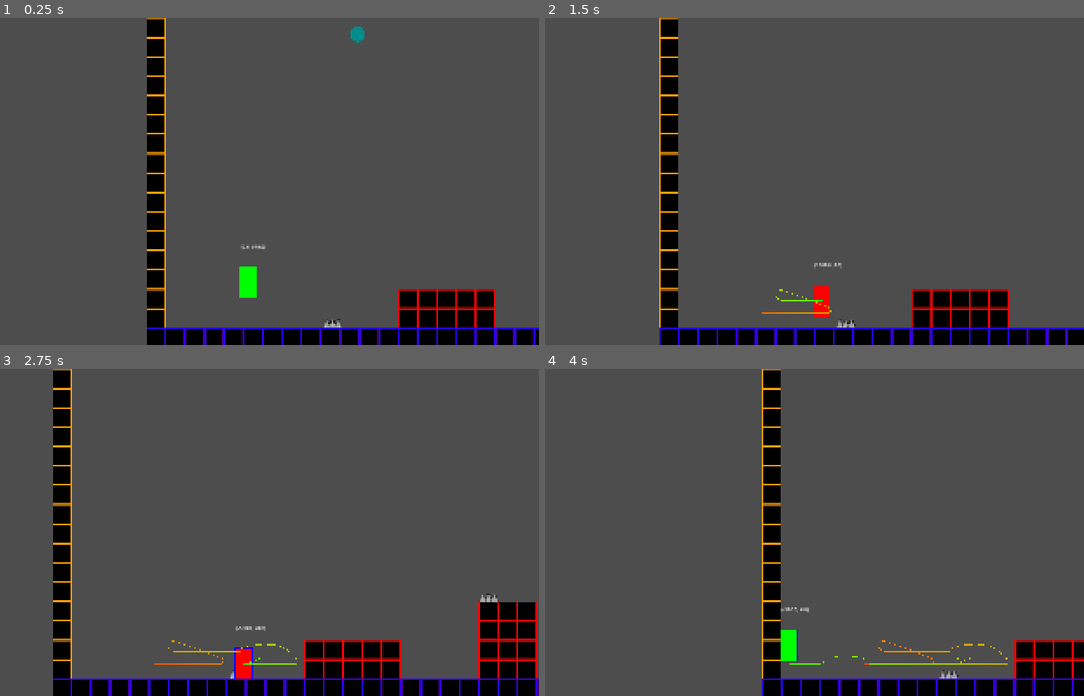
Above: before the commit, frames 1-4 (two rows, left to right).
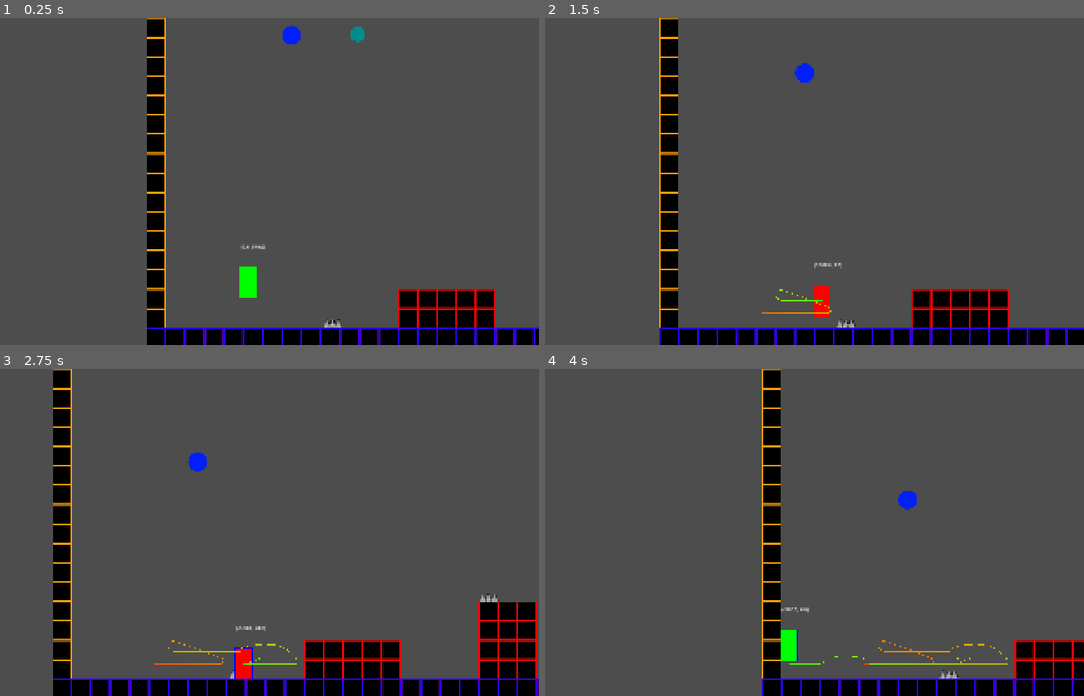
Above: after the commit, the same moments.

Repository: cmoll24/2025_IGC_Vela_Spark
Game: Godot game, scene res://src/levels/level_1V2.tscn
Two runs of this game, one before a commit and one after it. Both use one fixed random seed, a clock stepped at 60 frames per second and the inputs below. This scene is started directly instead of the project's main scene.
Inputs (mouse positions are in pixels of both pictures, inside the frame that each line leads up to):
- Up to frame 1 (0.25 s): no input
- Up to frame 2 (1.5 s): tap Enter at 0.5 s; move the mouse to (765, 246) at 0.52 s; hold C (dash) 0.53-1.28 s; hold Right (move_right) from 0.53 s (still down); click (765, 246) at 0.67 s; tap Z (jump) at 0.77 s; move the mouse to (965, 230) at 1.27 s; tap C (dash) at 1.35 s
- Up to frame 3 (2.75 s): tap Z (jump) at 1.52 s; move the mouse to (75, 483) at 2.02 s; release Right (move_right) at 2.03 s; hold Left (move_left) from 2.03 s (still down); hold C (dash) from 2.03 s (still down)
- Up to frame 4 (4 s): keep holding Left (move_left); move the mouse to (819, 532) at 2.77 s; release C (dash) at 2.78 s; tap C (dash) at 2.85 s; click (819, 532) at 2.92 s; tap Z (jump) at 3.02, 3.77 s; move the mouse to (706, 450) at 3.52 s; hold C (dash) from 3.53 s (still down)

The runs differ from the first frame. In frame 1, 0.2% of the frame differs, in the area x 52-57%, y 2-8%; in frame 2, 0.2%, in the area x 46-50%, y 13-20%; in frame 3, 0.2%; in frame 4, 0.2%.
Error in both runs: Invalid access to property or key 'current_level' on a base object of type 'Nil'. (res://src/main/Globals.gd:20)

Commit message:
Droplet now does damage, spawner work in progress
Rain does damage, continuously spawning still in progress

Diff:
--- a/2025-igc-boss/fallingProjectile.gd
+++ b/2025-igc-boss/fallingProjectile.gd
@@ -1,4 +1,19 @@
 extends Area2D
+
+var isReady = true
+var projectile
+@onready var level = get_tree().current_scene
+var starting_x : float
 
 func _process(delta: float) -> void:
 	position.y += 100 * delta
+
+
+
+
+
+
+
+func _on_body_entered(body: Node2D) -> void:
+	if body is Player:
+		body.hit(self)
--- a/2025-igc-boss/src/levels/level_1V2.tscn
+++ b/2025-igc-boss/src/levels/level_1V2.tscn
@@ -1,9 +1,10 @@
-[gd_scene load_steps=16 format=4 uid="uid://b2wthbiliuvry"]
+[gd_scene load_steps=17 format=4 uid="uid://b2wthbiliuvry"]
 
 [ext_resource type="Script" uid="uid://c5lrvtf7k18k6" path="res://src/levels/level.gd" id="1_ml2o2"]
 [ext_resource type="Texture2D" uid="uid://dgxkgog6itxut" path="res://assets/debug/debug_background.jpg" id="2_2jbrd"]
 [ext_resource type="PackedScene" uid="uid://c6m2t238knjov" path="res://src/player/player.tscn" id="3_hs3jm"]
 [ext_resource type="PackedScene" uid="uid://gsv221h3cqya" path="res://src/obstacles/Spikes.tscn" id="3_k441x"]
+[ext_resource type="PackedScene" uid="uid://bnorrf8wdweor" path="res://src/obstacles/dropplet_obstacle.tscn" id="4_kr3a1"]
 [ext_resource type="PackedScene" uid="uid://blrpedy6a2wjq" path="res://src/enemies/enemyArc/enemyArc.tscn" id="5_l8eot"]
 [ext_resource type="PackedScene" uid="uid://xw52pno6uah0" path="res://src/enemies/enemyFall/enemeyFall.tscn" id="6_7g6o4"]
 [ext_resource type="Texture2D" uid="uid://r3x6xc2kjti" path="res://assets/background/colision_tile.png" id="7_uxcgt"]
@@ -60,6 +61,8 @@
 
 [node name="Spikes3" parent="obstacles" instance=ExtResource("3_k441x")]
 position = Vector2(1597, 526)
+
+[node name="Dropplet Obstacle" parent="obstacles" instance=ExtResource("4_kr3a1")]
 
 [node name="Boss" parent="." instance=ExtResource("8_7gubv")]
 position = Vector2(11417, 744)
--- /dev/null
+++ b/2025-igc-boss/src/obstacles/ProjectileSpawner.gd
@@ -0,0 +1,14 @@
+extends Timer
+var isReady = true
+var projectile
+@onready var level = get_tree().current_scene
+var starting_x : float
+
+func spawnProjectile() -> void:
+	pass
+
+
+func _on_ready() -> void:
+	isReady = true # Replace with function body.
+	projectile = load("res://src/projectile/fallProjectile.tscn")
+	starting_x = position.x
--- /dev/null
+++ b/2025-igc-boss/src/obstacles/RainSpawnerTimer.tscn
@@ -0,0 +1,6 @@
+[gd_scene format=3 uid="uid://cco0obn5pak3i"]
+
+[node name="RainSpawner" type="Node" groups=["obstacles"]]
+
+[node name="Node" type="Timer" parent="."]
+wait_time = 5.0
--- a/2025-igc-boss/src/obstacles/dropplet_obstacle.tscn
+++ b/2025-igc-boss/src/obstacles/dropplet_obstacle.tscn
@@ -3,17 +3,15 @@
 [ext_resource type="Texture2D" uid="uid://n5v0b2ld27mk" path="res://assets/debug/projectile.png" id="1_8238e"]
 [ext_resource type="Script" uid="uid://c5288upxgql0b" path="res://fallingProjectile.gd" id="1_twtem"]
 
-[sub_resource type="RectangleShape2D" id="RectangleShape2D_twtem"]
-size = Vector2(64, 64)
+[sub_resource type="CircleShape2D" id="CircleShape2D_twtem"]
+radius = 33.0
 
 [node name="Dropplet Obstacle" type="Node" groups=["obstacles"]]
 
 [node name="Area2D" type="Area2D" parent="."]
+collision_layer = 0
+collision_mask = 6
 script = ExtResource("1_twtem")
-
-[node name="CollisionShape2D" type="CollisionShape2D" parent="Area2D"]
-position = Vector2(32, 32)
-shape = SubResource("RectangleShape2D_twtem")
 
 [node name="TextureRect" type="TextureRect" parent="Area2D"]
 modulate = Color(0.19607843, 0.4627451, 1, 1)
@@ -23,3 +21,9 @@
 size_flags_horizontal = 4
 size_flags_vertical = 4
 texture = ExtResource("1_8238e")
+
+[node name="CollisionShape2D" type="CollisionShape2D" parent="Area2D"]
+position = Vector2(32, 32)
+shape = SubResource("CircleShape2D_twtem")
+
+[connection signal="body_entered" from="Area2D" to="Area2D" method="_on_body_entered"]
Not shown, added: 2025-igc-boss/src/obstacles/ProjectileSpawner.gd.uid
